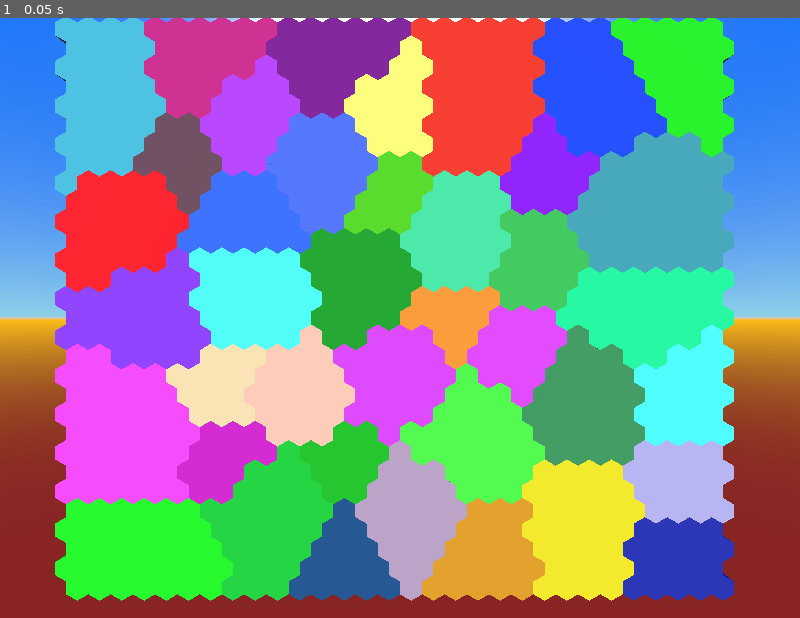
Above: before the commit, frame 1.
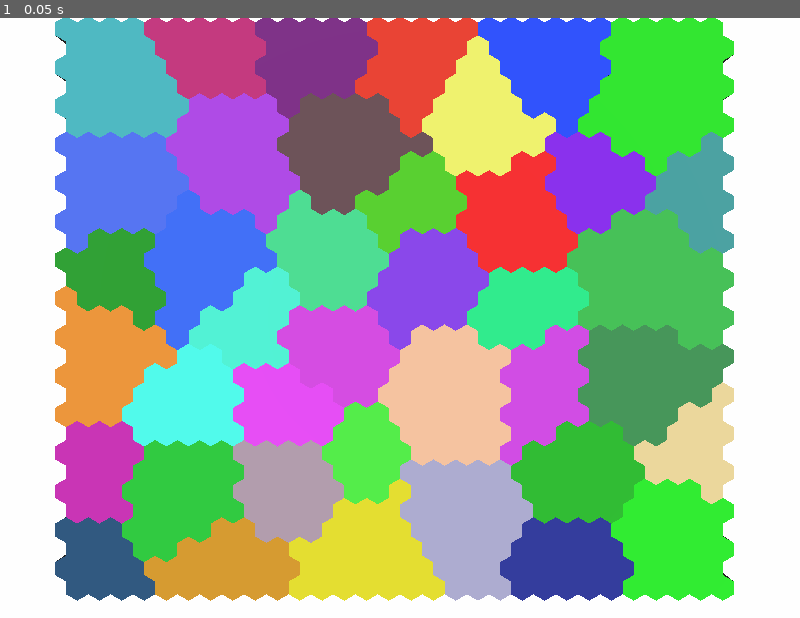
Above: after the commit, the same moment.

Repository: ilyaev/godot-hexes
Game: Godot game, scene res://src/Game.tscn
Two runs of this game, one before a commit and one after it. Both use one fixed random seed, a clock stepped at 60 frames per second and the inputs below.
Inputs:
- Up to frame 1 (0.05 s): no input

The runs differ from the first frame. In frame 1, 88% of the frame differs, in the area x 0-100%, y 0-100%.

Commit message:
feat: camera rotation study

Diff:
--- a/src/Game.gd
+++ b/src/Game.gd
@@ -2,11 +2,19 @@
 
 var HexGrid_class = preload('res://src/hex/Grid.tscn')
 var Grid
+var prev_mouse_position = Vector3(0,0,0)
+var original_transform
+var free_look = false
+var tween = Tween.new()
+var light_tween = Tween.new()
 
 func _ready():
 	Grid = HexGrid_class.instance()
 
 	add_child(Grid)
+	add_child(tween)
+	add_child(light_tween)
+	original_transform = $Camera.transform
 	# var thread = Thread.new()
 	# thread.start(self, 'add_hexgrid', [thread])
 	pass
@@ -14,3 +22,28 @@
 func add_hexgrid(params):
 	add_child(Grid)
 	params[0].wait_to_finish()
+
+func _input(event):
+	if Input.is_key_pressed(KEY_SPACE):
+		if !free_look:
+			prev_mouse_position.x = 0
+		free_look = true
+	else:
+		if free_look:
+			# $DirectionalLight.transform = original_transform
+
+			light_tween.interpolate_property($DirectionalLight, 'transform', $DirectionalLight.transform, original_transform, 0.6, Tween.TRANS_SINE, Tween.EASE_IN)
+			light_tween.start()
+
+			tween.interpolate_property($Camera, 'transform', $Camera.transform, original_transform, 0.5, Tween.TRANS_SINE, Tween.EASE_IN)
+			tween.start()
+
+
+		free_look = false
+
+	if free_look and event is InputEventMouseMotion:
+		if prev_mouse_position.x == 0:
+			prev_mouse_position = event.position
+		var diff = event.position - prev_mouse_position
+		$Camera.transform = original_transform.rotated(Vector3(0,1,0), PI / 2 * diff.x / 300).rotated(Vector3(1,0,0), PI / 2 * diff.y / 300)
+		$DirectionalLight.transform = $Camera.transform
--- a/src/Game.tscn
+++ b/src/Game.tscn
@@ -3,7 +3,7 @@
 [ext_resource path="res://src/Game.gd" type="Script" id=1]
 [ext_resource path="res://src/default_env.tres" type="Environment" id=2]
 
-[node name="Game" type="Spatial" index="0"]
+[node name="Game" type="Spatial"]
 
 transform = Transform( 1, 0, 0, 0, 1, 0, 0, 0, 1, 0, 0, 1 )
 script = ExtResource( 1 )
--- a/src/default_env.tres
+++ b/src/default_env.tres
@@ -23,10 +23,10 @@
 
 [resource]
 
-background_mode = 2
+background_mode = 1
 background_sky = SubResource( 1 )
 background_sky_custom_fov = 0.0
-background_color = Color( 0, 0, 0, 1 )
+background_color = Color( 1, 1, 1, 1 )
 background_energy = 1.0
 background_canvas_max_layer = 0
 ambient_light_color = Color( 0, 0, 0, 1 )
--- a/src/global.gd
+++ b/src/global.gd
@@ -3,6 +3,7 @@
 var mode = 'dev'
 var _start_time = 0
 var MeshTool = MeshDataTool.new()
+var Surface = SurfaceTool.new()
 
 func start_profile():
 	_start_time = OS.get_ticks_msec()
--- a/src/hex/Cell.gd
+++ b/src/hex/Cell.gd
@@ -1,6 +1,6 @@
 extends Area
 
-var surface = SurfaceTool.new()
+var surface # = SurfaceTool.new()
 var mat = SpatialMaterial.new()
 var mesh = Mesh.new()
 var radius = 0.5
@@ -21,6 +21,7 @@
 var is_capital = false
 
 func _ready():
+	surface = global.Surface
 	calculate_coordinates()
 	build_shape()
 	build_material()
--- a/src/hex/Grid.gd
+++ b/src/hex/Grid.gd
@@ -13,10 +13,10 @@
 var offset_y = hex_height * 3/4
 var outline_vertices = []
 var outline_triangles = []
-var surface = SurfaceTool.new()
 var regions_count = 40
 var region_hexes = {}
 var capitals = []
+var _hex_dict = {}
 
 var oddr_directions = [
     [[+1,  0], [ 0, -1], [-1, -1],
@@ -30,7 +30,7 @@
 	randomize()
 	global.start_profile()
 	build_hexes()
-	global.print_profile('Buld Hexes')
+	global.print_profile('Buld Hexes - ' + str(rows * cols))
 	create_voids()
 	global.print_profile('Create Voids')
 	plant_capitals()
@@ -40,6 +40,15 @@
 	build_regions()
 	global.print_profile('Build Regions')
 	translate_object_local(Vector3(-cols * hex_width / 2, rows * offset_y / 2, 0))
+
+	cleanup()
+
+func cleanup():
+	_hex_dict.clear()
+	outline_vertices.clear()
+	outline_triangles.clear()
+	region_hexes.clear()
+	capitals.clear()
 
 func build_regions():
 	var regions = {}
@@ -54,16 +63,16 @@
 				regions[hex.region_id].add_links(get_hex_links(hex))
 
 	for region_id in regions:
-		var region = regions[region_id]
-
-		var region_vertices = build_outline(region.hexes)
-		var region_triangles = build_shape(region_vertices)
-		var region_mesh = build_surface(region_vertices, region_triangles)
-
-		regions[region_id].set_mesh(region_mesh)
-		regions[region_id].rotation_speed = region_id / 2
-
-		$Regions.add_child(regions[region_id])
+		if randf() > -1:
+			var region = regions[region_id]
+			var region_vertices = build_outline(region.hexes)
+			var region_triangles = build_shape(region_vertices)
+			var region_mesh = build_surface(region_vertices, region_triangles)
+
+			regions[region_id].set_mesh(region_mesh)
+			regions[region_id].rotation_speed = region_id / 2
+
+			$Regions.add_child(regions[region_id])
 
 
 
@@ -110,8 +119,8 @@
 		if iteration > 1000:
 			break
 
-		var row = randi() % (rows - 4) + 2
-		var col = randi() % (cols - 4) + 2
+		var row = randi() % (rows - 2) + 1
+		var col = randi() % (cols - 2) + 1
 
 		hex = get_hex(row, col)
 
@@ -131,6 +140,8 @@
 func build_surface(region_vertices = outline_vertices, region_triangles = outline_triangles):
 
 	var mesh = Mesh.new()
+
+	var surface = global.Surface
 
 	surface.clear()
 	surface.begin(Mesh.PRIMITIVE_TRIANGLES)
@@ -189,9 +200,12 @@
 	return {"region_id": -1, "is_capital": false, "id": 0}
 
 func get_hex_by_hash(hash_value):
+	if _hex_dict.has(hash_value):
+		return _hex_dict[hash_value]
 	var childs = $Hexes.get_children()
 	for i in childs.size():
 		if childs[i].id == hash_value:
+			_hex_dict[hash_value] = childs[i]
 			return childs[i]
 	return {"region_id": -1, "is_capital": false, "id": 0}
 
--- a/src/hex/Region.gd
+++ b/src/hex/Region.gd
@@ -25,8 +25,16 @@
 	mat.set_albedo(color)
 	# mat.flags_transparent = 1
 	$Mesh.set_material_override(mat)
-	# return
 
+
+
+	# gravity_scale = 0.1
+	# bounce = randf()
+	# set_axis_velocity(Vector3(randf()-0.5, randf()-0.5, randf()-0.5) / 2)
+	# apply_impulse(Vector3(0,0,0), Vector3(randf()-0.5, randf()-0.5, randf()-0.5))
+
+
+	# Create Collision Shape
 	var tool = global.MeshTool
 	tool.create_from_surface(mesh, 0)
 
@@ -52,12 +60,11 @@
 		rotate_z(delta * PI / rotation_speed)
 
 func _on_HexRegion_mouse_entered():
-	print('Mouse here! ', id)
 	translate_object_local(Vector3(0,0,0.09))
-	pass # replace with function body
+	pass
+
 
 
 func _on_HexRegion_mouse_exited():
-	print('Mouse Out! ', id)
 	translate_object_local(Vector3(0,0,-0.09))
-	pass # replace with function body
+	pass
Not shown, changed: tools/run_scene.sh
